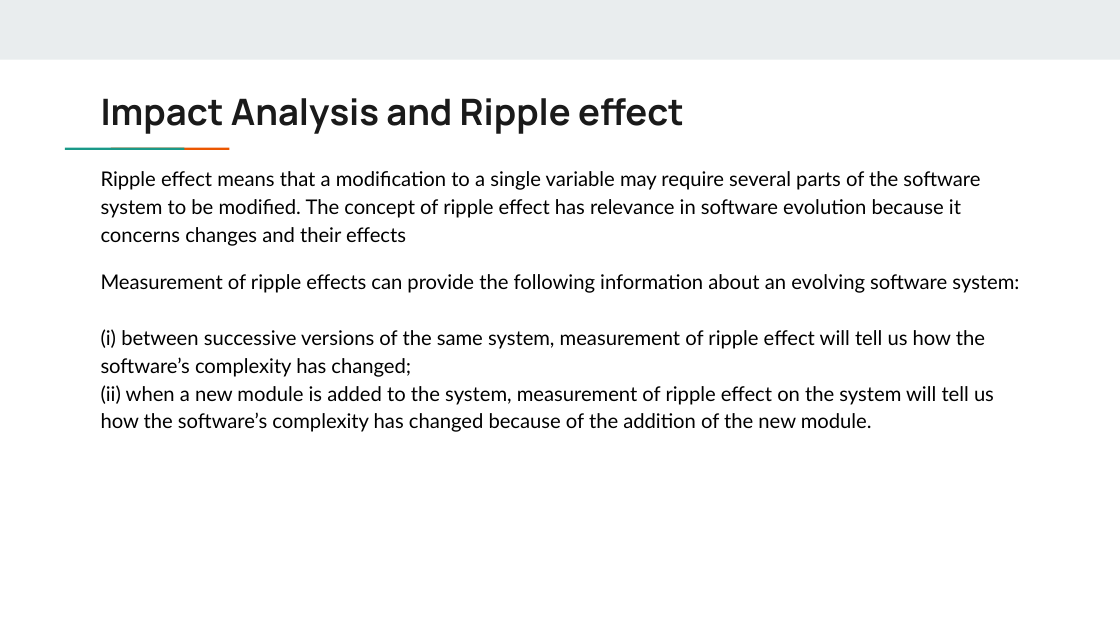
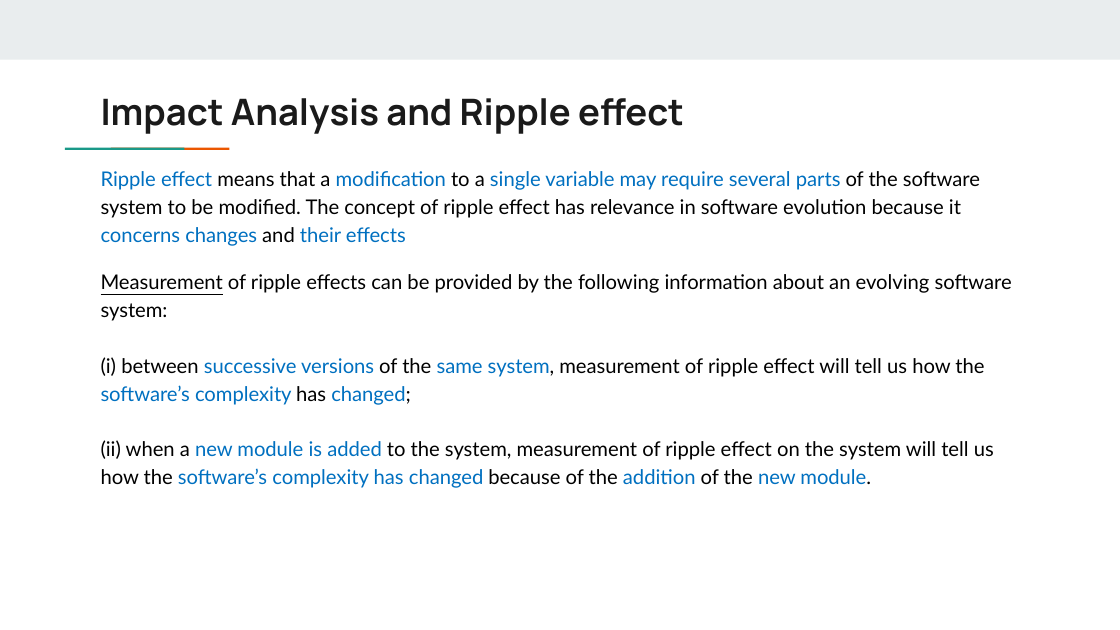
Before and after one commit to GoonerMAK/SWE_4801_Software_Maintenance, a slide deck: slide 6 of Chapter 12_impact analysis.pptx. Drawn at 1120x630 pixels with LibreOffice and Linux fonts; fonts in the diff are those of the drawing. Boxes give left, top, right and bottom in pixels: in the first picture for what was removed or moved away, otherwise in the second. Text is boxed around its words. In the diff, an @@ line names an element or a change of style, - is before the commit and + after.

```diff
--- a/Chapter 12_impact analysis.pptx
+++ b/Chapter 12_impact analysis.pptx
@@ text at bbox=[101, 171, 980, 246]: text colour #000000 to #0070C0 in "Ripple effect modification single variable may require ..." @@
@@ text at bbox=[101, 274, 1012, 488]: text changed @@
-Measurement of ripple effects can provide the following information about an evolving software system:
-(i) between successive versions of the same system, measurement of ripple effect will tell us how the software’s complexity has changed;
-(ii) when a new module is added to the system, measurement of ripple effect on the system will tell us how the software’s complexity has changed because of the addition of the new module.
+Measurement of ripple effects can be provided by the following information about an evolving software system:
+(i) between successive versions of the same system, measurement of ripple effect will tell us how the software’s complexity has changed;
+(ii) when a new module is added to the system, measurement of ripple effect on the system will tell us how the software’s complexity has changed because of the addition of the new module.
```
Also in this commit, not shown: 41 other slides changed, 1 slide added, 2 slides removed, 3 other files.
